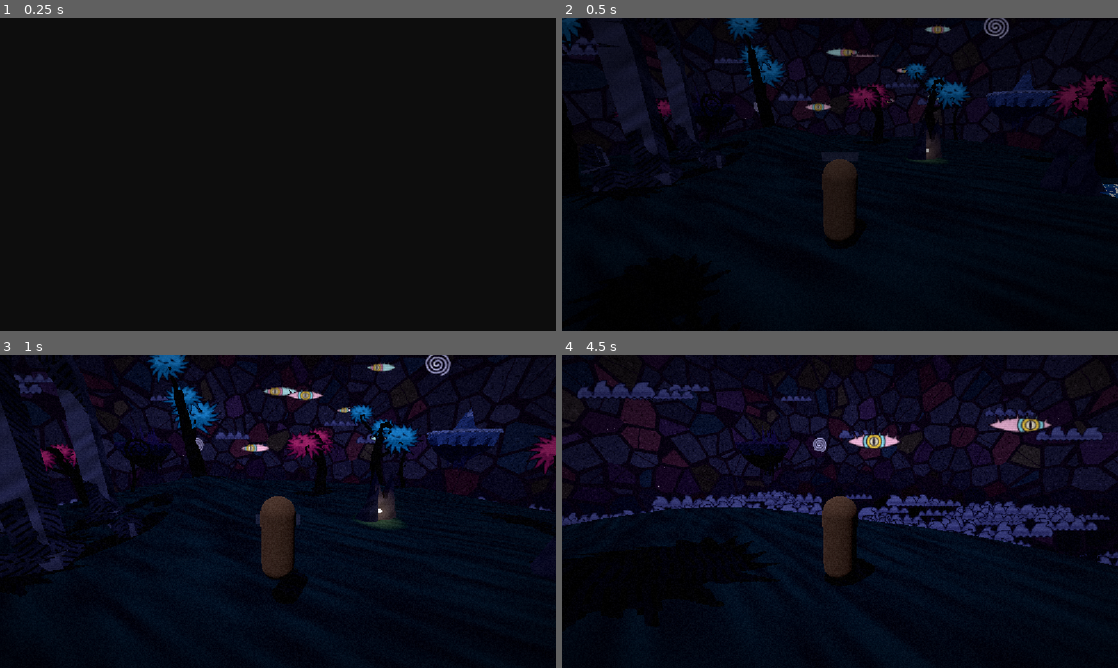
Above: before the commit, frames 1-4 (two rows, left to right).
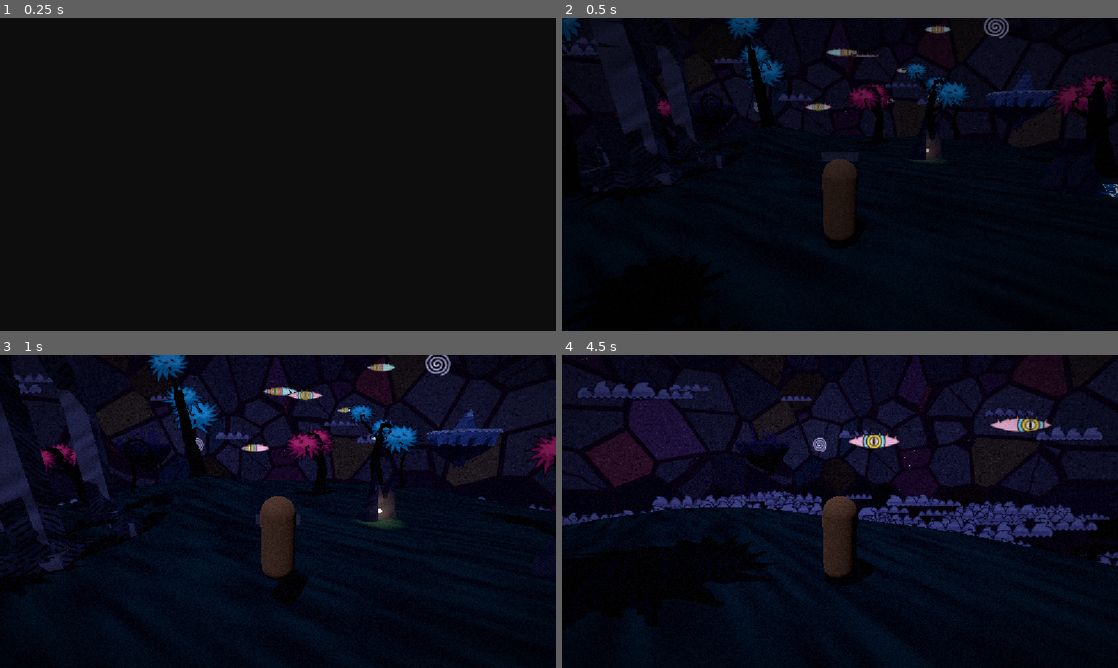
Above: after the commit, the same moments.

Repository: JackVoltaire/Dhull-Garden
Game: Godot game, scene res://scenes/main/main.tscn
The game is run twice, just before and just after one commit, with the same random seed, the same clock (stepped at 60 frames per second) and the same inputs.
Inputs (mouse positions are in pixels of both pictures, inside the frame that each line leads up to):
- Up to frame 1 (0.25 s): no input
- Up to frame 2 (0.5 s): no input
- Up to frame 3 (1 s): tap Enter at 0.5 s; move the mouse to (305, 511) at 0.52 s; hold W (move_forward) from 0.53 s (still down); hold E (interact) from 0.53 s (still down); tap Space (jump) at 0.77 s
- Up to frame 4 (4.5 s): keep holding W (move_forward); move the mouse to (812, 511) at 1.27 s; release E (interact) at 1.28 s; tap Shift (sprint) at 1.35, 2.85, 4.35 s; tap Space (jump) at 1.52, 3.02, 3.77 s; move the mouse to (851, 505) at 2.02 s; hold E (interact) 2.03-2.78 s; move the mouse to (834, 517) at 2.77 s; move the mouse to (878, 514) at 3.52 s; hold E (interact) 3.53-4.28 s; move the mouse to (795, 508) at 4.27 s

Frame 1 is identical in both runs. In frame 2, 0.4% of the frame differs, in the area x 1-100%, y 2-40%; in frame 3, 4.7%; in frame 4, 7.0%, in the area x 0-100%, y 0-61%.

Commit message:
Use bigger stained-glass shards
About half as many shards across the sky, with the lead slimmed to keep
it near its old width. The specks get their own density so they stay
fine grained.

Co-Authored-By: Claude Opus 5.5 <noreply@anthropic.com>

Diff:
--- a/assets/shaders/stained_glass_sky.gdshader
+++ b/assets/shaders/stained_glass_sky.gdshader
@@ -10,9 +10,9 @@
 uniform vec4 ground_color : source_color = vec4(0.16, 0.1, 0.3, 1.0);
 uniform vec4 lead_color : source_color = vec4(0.07, 0.04, 0.1, 1.0);
 // Shards across one radian of sky; higher makes smaller shards.
-uniform float shard_density : hint_range(2.0, 40.0) = 13.0;
+uniform float shard_density : hint_range(2.0, 40.0) = 7.0;
 // Width of the lead between shards, as a fraction of a shard.
-uniform float lead_width : hint_range(0.0, 0.3) = 0.1;
+uniform float lead_width : hint_range(0.0, 0.3) = 0.07;
 // Share of shards tinted towards an accent color, and how strongly.
 uniform float accent_share : hint_range(0.0, 1.0) = 0.35;
 uniform float accent_strength : hint_range(0.0, 1.0) = 0.45;
@@ -22,8 +22,10 @@
 uniform float missing_share : hint_range(0.0, 0.3) = 0.04;
 // Share of the remaining shards with a crack through them.
 uniform float cracked_share : hint_range(0.0, 1.0) = 0.3;
-// How strongly the glass is flecked with lighter and darker specks.
+// How strongly the glass is flecked with lighter and darker specks, and how many there are
+// across one radian of sky.
 uniform float speckle_strength : hint_range(0.0, 1.0) = 0.35;
+uniform float speckle_density : hint_range(10.0, 500.0) = 200.0;
 // How much shards near the sun or moon brighten.
 uniform float backlight : hint_range(0.0, 2.0) = 0.7;
 
@@ -124,7 +126,7 @@
 		}
 
 		// Specks in the glass.
-		float speck = value_noise(EYEDIR * shard_density * 16.0);
+		float speck = value_noise(EYEDIR * speckle_density);
 		color *= 1.0 + (smoothstep(0.75, 0.85, speck) - smoothstep(0.25, 0.15, speck)) * speckle_strength;
 
 		// A broken-out shard: a dark hole with the odd glint.
